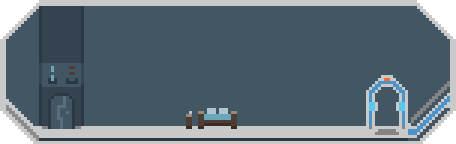
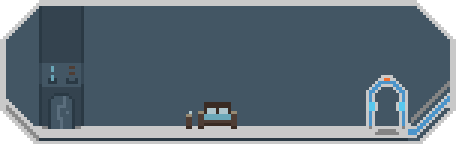
Before/after of a (456, 144) layered artwork. What changed in the layer stack:
painted on "Layer 39" over [204, 102, 231, 114]
